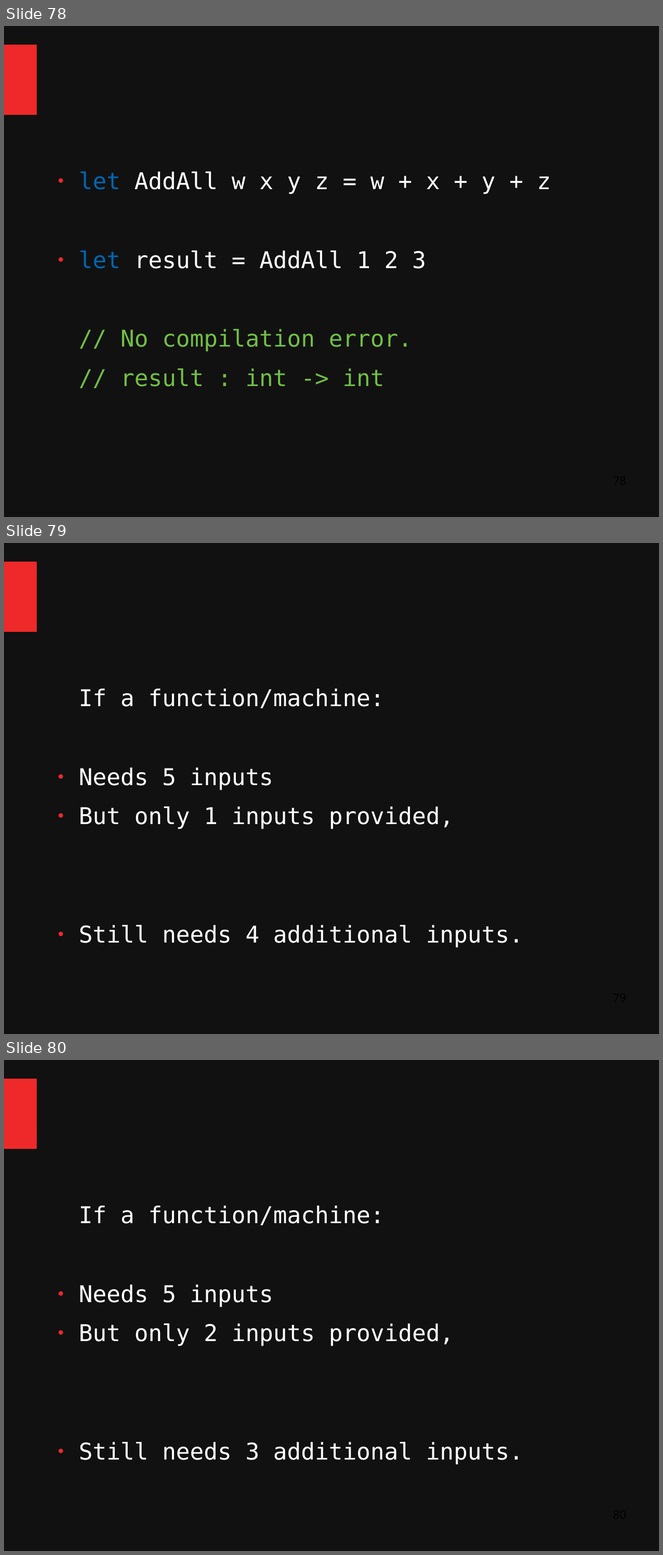
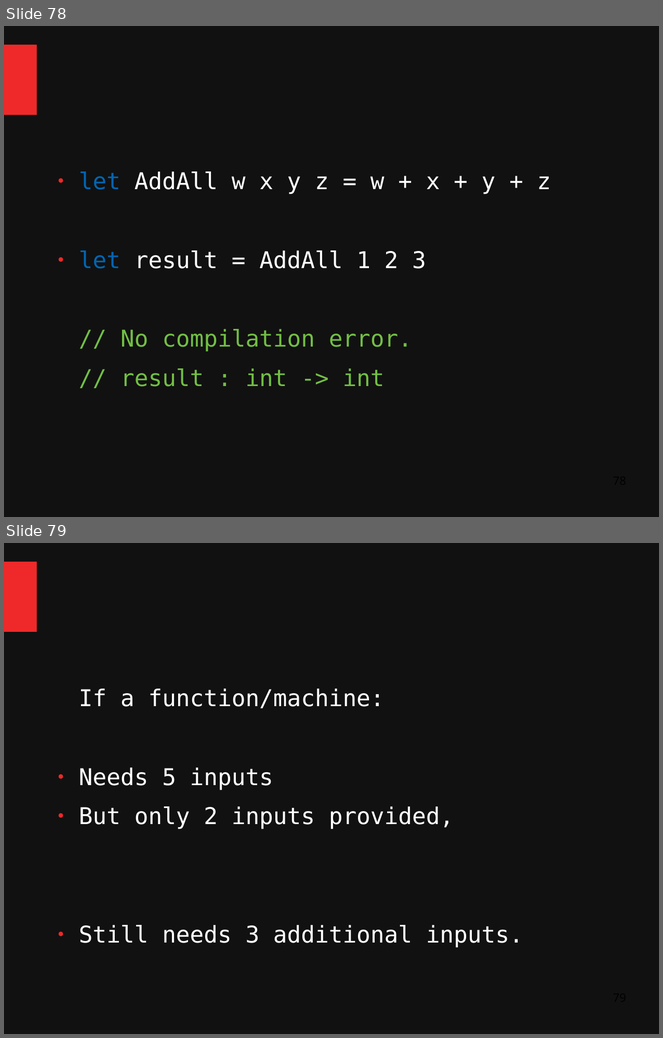
Before and after one commit to ChangHaiBin/FSharpPowerPoint, a slide deck: FSharp Talk Dark3.odp. Shown one above the other, each under a label of ours: slides 78, 79 and 80 before the commit, slides 78 and 79 after it. The pictures are 663x1555 and 663x1038 pixels, drawn with LibreOffice and Linux fonts; fonts in the diff are those of the drawing. Boxes give left, top, right and bottom in pixels: in the first picture for what was removed or moved away, otherwise in the second. Text is boxed around its words. In the diff, an @@ line names an element or a change of style, - is before the commit and + after.

```diff
--- a/FSharp Talk Dark3.odp
+++ b/FSharp Talk Dark3.odp
@@ slide 79 removed at <box>4,543,659,1034</box>, background #111111; not listed: 1 template element that a slide beside it also shows @@
@@ text removed at <box>79,689,523,948</box> @@
-If a function/machine:
-● Needs 5 inputs
-● But only 1 inputs provided,
-● Still needs 4 additional inputs.
@@ what was slide 80 is now slide 79 @@
```
Also in this commit, not shown: 1 slide changed, 1 slide added, 1 other slide removed.
